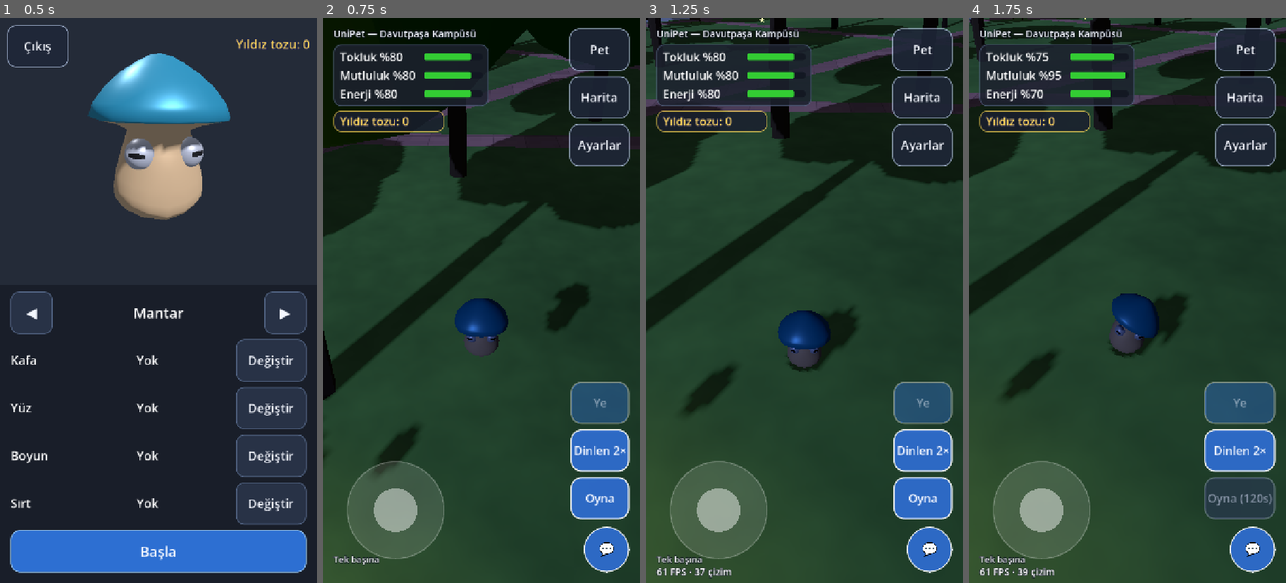
Above: before the commit, frames 1-4 (left to right).
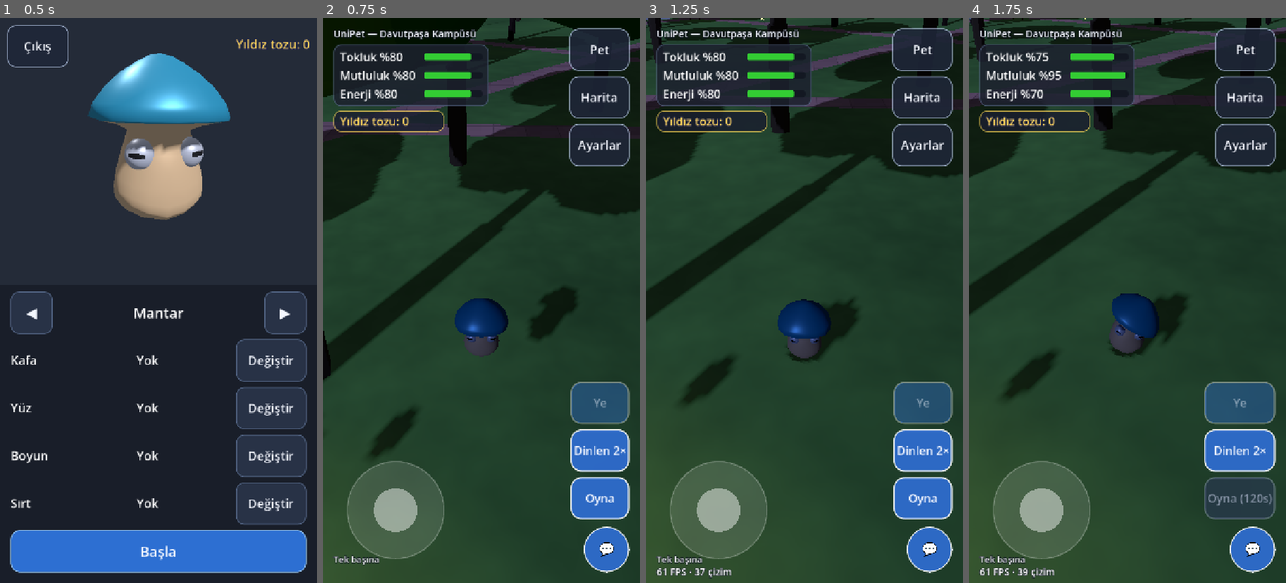
Above: after the commit, the same moments.

Repository: talha24052050/unipet
Game: Godot game, scene res://scenes/ui/login.tscn
Two runs of this game, one before a commit and one after it. Both use one fixed random seed, a clock stepped at 60 frames per second and the inputs below.
Inputs:
- Up to frame 1 (0.5 s): no input
- Up to frame 2 (0.75 s): click "Başla" at 0.5 s
- Up to frame 3 (1.25 s): no input
- Up to frame 4 (1.75 s): click "Oyna" at 1.25 s

Frame 1 is identical in both runs. In frame 2, 11% of the frame differs, in the area x 0-100%, y 0-81%; in frame 3, 6.1%; in frame 4, less than 0.1%.

Commit message:
Gerçek yer şekilleri 3/4: proplar, ağaçlar, lambalar, tabelalar, kediler, oyuncu ve mini oyunlar arazi kotuna bağlandı

Diff:
--- a/game/src/minigame/minigame_hub.gd
+++ b/game/src/minigame/minigame_hub.gd
@@ -52,7 +52,9 @@
 	label.visibility_range_end = 120.0
 	label.visibility_range_begin = 16.0  # yakında ekranı kaplamasın (buton zaten çıkıyor)
 	add_child(label)
-	label.position = Vector3(float(s["x"]), 4.0, float(s["z"]))
+	var sx: float = float(s["x"])
+	var sz: float = float(s["z"])
+	label.position = Vector3(sx, TerrainHeight.active_height(sx, sz) + 4.0, sz)
 
 
 ## Oyuncu hangi alanın içinde (yoksa {}).
@@ -79,7 +81,9 @@
 		return
 	Sfx.play(&"ui_click")
 	var g: Node3D = FrisbeeGame.new()
-	g.center = Vector3(float(near["x"]), 0.0, float(near["z"]))
+	var fx: float = float(near["x"])
+	var fz: float = float(near["z"])
+	g.center = Vector3(fx, TerrainHeight.active_height(fx, fz), fz)
 	g.area = float(near.get("area", 24.0))
 	g.player = player
 	g.ui_parent = ui
--- a/game/src/minigame/race_client.gd
+++ b/game/src/minigame/race_client.gd
@@ -222,7 +222,9 @@
 	var yaw: float = atan2(float(cps[j][0]) - float(cps[k][0]), float(cps[j][1]) - float(cps[k][1]))
 	var g: Node3D = Node3D.new()
 	add_child(g)
-	g.position = Vector3(float(c[0]), 0.0, float(c[1]))
+	var cx: float = float(c[0])
+	var cz: float = float(c[1])
+	g.position = Vector3(cx, TerrainHeight.active_height(cx, cz), cz)
 	g.rotation.y = yaw
 	var mat: StandardMaterial3D = StandardMaterial3D.new()
 	mat.albedo_color = GATE_IDLE
--- a/game/src/player/player.gd
+++ b/game/src/player/player.gd
@@ -31,7 +31,7 @@
 	# İlk senkrondan önce sorgu hata basıyor (telefonda log kirliliği): harita hazır olana kadar bekle
 	if NavigationServer3D.map_get_iteration_id(map) == 0:
 		return
-	var probe: Vector3 = Vector3(global_position.x, 0.0, global_position.z)
+	var probe: Vector3 = Vector3(global_position.x, TerrainHeight.active_height(global_position.x, global_position.z), global_position.z)
 	var closest: Vector3 = NavigationServer3D.map_get_closest_point(map, probe)
 	if closest == Vector3.ZERO and probe.length() > 1.0:
 		return  # harita henüz hazır değil
@@ -66,6 +66,7 @@
 		Services.return_position = Vector3.INF
 		_snap_to_navmesh = true  # yer bina ortası olabilir: harita hazır olunca yürünebilir en yakın noktaya
 		_scatter()
+		position.y = TerrainHeight.active_height(position.x, position.z) + 1.5
 	elif Services.return_position != Vector3.INF:
 		# Haritadan / pet seçiminden dönüş: tam bıraktığı yer ve yön
 		position = Services.return_position
@@ -76,6 +77,7 @@
 			var sp: Vector2 = Services.zones.get_zone(Services.current_zone)["spawn"]
 			position = Vector3(sp.x, position.y, sp.y)
 		_scatter()
+		position.y = TerrainHeight.active_height(position.x, position.z) + 1.5
 	if character_id != &"":
 		set_character(character_id)
 	else:
--- a/game/src/world/campus_cats.gd
+++ b/game/src/world/campus_cats.gd
@@ -41,13 +41,17 @@
 	var spots: Array = load_spots()
 	if spots.is_empty():
 		return
-	var probe: Vector3 = Vector3(float(spots[0]["x"]), 0, float(spots[0]["z"]))
+	var px0: float = float(spots[0]["x"])
+	var pz0: float = float(spots[0]["z"])
+	var probe: Vector3 = Vector3(px0, TerrainHeight.active_height(px0, pz0), pz0)
 	if Vector2(NavigationServer3D.map_get_closest_point(map, probe).x - probe.x, NavigationServer3D.map_get_closest_point(map, probe).z - probe.z).length() > 15.0:
 		return
 	_spawned = true
 	var k: int = 0
 	for s: Dictionary in spots:
-		var home: Vector3 = Vector3(float(s["x"]), 0, float(s["z"]))
+		var sx: float = float(s["x"])
+		var sz: float = float(s["z"])
+		var home: Vector3 = Vector3(sx, TerrainHeight.active_height(sx, sz), sz)
 		home = NavigationServer3D.map_get_closest_point(map, home)
 		for i: int in int(s.get("count", 1)):
 			var c: Node3D = CampusCat.new()
--- a/game/src/world/greenery_decor.gd
+++ b/game/src/world/greenery_decor.gd
@@ -54,7 +54,9 @@
 	for t: Variant in data.get("tracks", []):
 		_build_track(t as Dictionary)
 	for k: Variant in data.get("kiosks", []):
-		_build_kiosk(Vector3(float(k[0]), 0.0, float(k[1])), float(k[2]))
+		var kx: float = float(k[0])
+		var kz: float = float(k[1])
+		_build_kiosk(Vector3(kx, TerrainHeight.active_height(kx, kz), kz), float(k[2]))
 
 
 func _build_trees(trees: Array) -> void:
@@ -69,7 +71,9 @@
 		var kind: String = str(a[0])
 		if not TREE_MODELS.has(kind):
 			continue
-		var pos: Vector3 = Vector3(float(a[1]), 0.0, float(a[2]))
+		var tx: float = float(a[1])
+		var tz: float = float(a[2])
+		var pos: Vector3 = Vector3(tx, TerrainHeight.active_height(tx, tz), tz)
 		var s: float = float(a[4]) * float(TREE_SCALES.get(kind, 1.0))
 		var cell: Vector2i = Vector2i(floori(pos.x / CELL_SIZE), floori(pos.z / CELL_SIZE))
 		var kinds: Dictionary = by_cell.get_or_add(cell, {})
@@ -133,7 +137,10 @@
 	cyl.material = mat
 	var xforms: Array = []
 	for b: Variant in beds:
-		xforms.append(Transform3D(Basis(), Vector3(float(b[0]), BED_HEIGHT * 0.5, float(b[1]))))
+		var bx: float = float(b[0])
+		var bz: float = float(b[1])
+		var by: float = TerrainHeight.active_height(bx, bz)
+		xforms.append(Transform3D(Basis(), Vector3(bx, by + BED_HEIGHT * 0.5, bz)))
 	_add_multimesh(cyl, Transform3D.IDENTITY, xforms)
 
 
@@ -149,10 +156,18 @@
 	var n: int = inner.size()
 	for i: int in n:
 		var j: int = (i + 1) % n
-		var a: Vector3 = Vector3(float(inner[i][0]), TRACK_Y, float(inner[i][1]))
-		var b: Vector3 = Vector3(float(inner[j][0]), TRACK_Y, float(inner[j][1]))
-		var c: Vector3 = Vector3(float(outer[j][0]), TRACK_Y, float(outer[j][1]))
-		var d: Vector3 = Vector3(float(outer[i][0]), TRACK_Y, float(outer[i][1]))
+		var ax: float = float(inner[i][0])
+		var az: float = float(inner[i][1])
+		var bx: float = float(inner[j][0])
+		var bz: float = float(inner[j][1])
+		var cx: float = float(outer[j][0])
+		var cz: float = float(outer[j][1])
+		var dx: float = float(outer[i][0])
+		var dz: float = float(outer[i][1])
+		var a: Vector3 = Vector3(ax, TerrainHeight.active_height(ax, az) + TRACK_Y, az)
+		var b: Vector3 = Vector3(bx, TerrainHeight.active_height(bx, bz) + TRACK_Y, bz)
+		var c: Vector3 = Vector3(cx, TerrainHeight.active_height(cx, cz) + TRACK_Y, cz)
+		var d: Vector3 = Vector3(dx, TerrainHeight.active_height(dx, dz) + TRACK_Y, dz)
 		# Yukarı bakan yüz: sarma yönü çokgen yönüne göre değişir, normali kontrol edip çevir
 		var up: bool = (b - a).cross(c - a).y < 0.0
 		for v: Vector3 in ([a, b, c, a, c, d] if up else [a, c, b, a, d, c]):
--- a/game/src/world/love_signs.gd
+++ b/game/src/world/love_signs.gd
@@ -22,7 +22,9 @@
 	for s: Dictionary in load_signs():
 		var n: Node3D = build_sign(Color.from_string(str(s.get("letters", "")), WHITE))
 		add_child(n)
-		n.position = Vector3(float(s["x"]), float(s.get("y", 0.0)), float(s["z"]))
+		var sx: float = float(s["x"])
+		var sz: float = float(s["z"])
+		n.position = Vector3(sx, TerrainHeight.active_height(sx, sz) + float(s.get("y", 0.0)), sz)
 		n.rotation.y = deg_to_rad(float(s.get("yaw_deg", 0.0)))
 		signs.append(n)
 
--- a/game/src/world/prop_placer.gd
+++ b/game/src/world/prop_placer.gd
@@ -111,22 +111,23 @@
 		by_cell[cell][t].append(item)
 
 		# Çarpışma şekillerini kur (çalılara yok)
+		var py: float = TerrainHeight.active_height(px, pz)
 		var yaw: float = float(item.get("yaw", 0.0))
 		match t:
 			"tree_birch", "tree_pine", "tree_common", "tree_plane", "tree_cypress", "tree_stonepine", "lamp":
 				var col := CollisionShape3D.new()
 				col.shape = cylinder_shape
-				col.position = Vector3(px, CYLINDER_HEIGHT * 0.5, pz)
+				col.position = Vector3(px, py + CYLINDER_HEIGHT * 0.5, pz)
 				static_body.add_child(col)
 			"bench":
 				var col := CollisionShape3D.new()
 				col.shape = bench_shape
-				col.transform = Transform3D(Basis(Vector3.UP, yaw), Vector3(px, BENCH_BOX_SIZE.y * 0.5, pz))
+				col.transform = Transform3D(Basis(Vector3.UP, yaw), Vector3(px, py + BENCH_BOX_SIZE.y * 0.5, pz))
 				static_body.add_child(col)
 			"trashcan":
 				var col := CollisionShape3D.new()
 				col.shape = trashcan_shape
-				col.position = Vector3(px, TRASHCAN_BOX_SIZE.y * 0.5, pz)
+				col.position = Vector3(px, py + TRASHCAN_BOX_SIZE.y * 0.5, pz)
 				static_body.add_child(col)
 			"bush_common", "bush_berries":
 				pass
@@ -191,8 +192,9 @@
 					var s: float = float(item.get("scale", 1.0))
 					var final_scale: float = s * float(TYPE_SCALES.get(type, 1.0))
 
+					var py: float = TerrainHeight.active_height(px, pz)
 					var basis := Basis(Vector3.UP, yaw).scaled(Vector3.ONE * final_scale)
-					var prop_t := Transform3D(basis, Vector3(px, 0.0, pz))
+					var prop_t := Transform3D(basis, Vector3(px, py, pz))
 					var final_mesh_t: Transform3D = prop_t * local_t
 					mm.set_instance_transform(i, final_mesh_t)
 
--- a/game/src/world/street_lights.gd
+++ b/game/src/world/street_lights.gd
@@ -77,7 +77,7 @@
 		if pos_arr.size() >= 2:
 			var px: float = float(pos_arr[0])
 			var pz: float = float(pos_arr[1])
-			_lamp_positions.append(Vector3(px, LAMP_HEIGHT, pz))
+			_lamp_positions.append(Vector3(px, TerrainHeight.active_height(px, pz) + LAMP_HEIGHT, pz))
 
 	if _bulb_multimesh != null and is_instance_valid(_bulb_multimesh):
 		_bulb_multimesh.queue_free()
--- a/game/tests/test_terrain.gd
+++ b/game/tests/test_terrain.gd
@@ -149,3 +149,36 @@
 	TerrainHeight.active = prev_active
 	Config.TERRAIN_ENABLED = prev_enabled
 	return "" if b_ok else "Eğimli bina doğru kotta yerleşmedi"
+
+
+func test_props_and_lights_follow_terrain_height() -> String:
+	var StreetLights := preload("res://src/world/street_lights.gd")
+	var Greenery := preload("res://src/world/greenery_decor.gd")
+	var prev_active: TerrainHeight = TerrainHeight.active
+	var prev_enabled: bool = Config.TERRAIN_ENABLED
+	Config.TERRAIN_ENABLED = true
+	TerrainHeight.active = TerrainHeight.from_dict({
+		"min_x": 0.0, "min_z": 0.0, "step": 20.0, "cols": 2, "rows": 2,
+		"heights": [7.5, 7.5, 7.5, 7.5],
+	})
+
+	var sl: Node3D = StreetLights.new()
+	sl.call("setup_lamps", {"props": [{"type": "lamp", "pos": [10.0, 10.0]}]})
+	var lamp_pos: Array = sl.get("_lamp_positions")
+	var lamp_y: float = (lamp_pos[0] as Vector3).y if not lamp_pos.is_empty() else -1.0
+	sl.free()
+
+	var gr: Node3D = Greenery.new()
+	gr.call("build", {"kiosks": [[10.0, 10.0, 0.0]]})
+	var kiosk: Node3D = gr.get_node_or_null("Kiosk") as Node3D
+	var kiosk_y: float = kiosk.position.y if kiosk != null else -1.0
+	gr.free()
+
+	TerrainHeight.active = prev_active
+	Config.TERRAIN_ENABLED = prev_enabled
+
+	if not is_equal_approx(lamp_y, 7.5 + StreetLights.LAMP_HEIGHT):
+		return "Sokak lambası arazi yüksekliğini takip etmiyor: %f" % lamp_y
+	if not is_equal_approx(kiosk_y, 7.5):
+		return "Büfe arazi yüksekliğini takip etmiyor: %f" % kiosk_y
+	return ""
